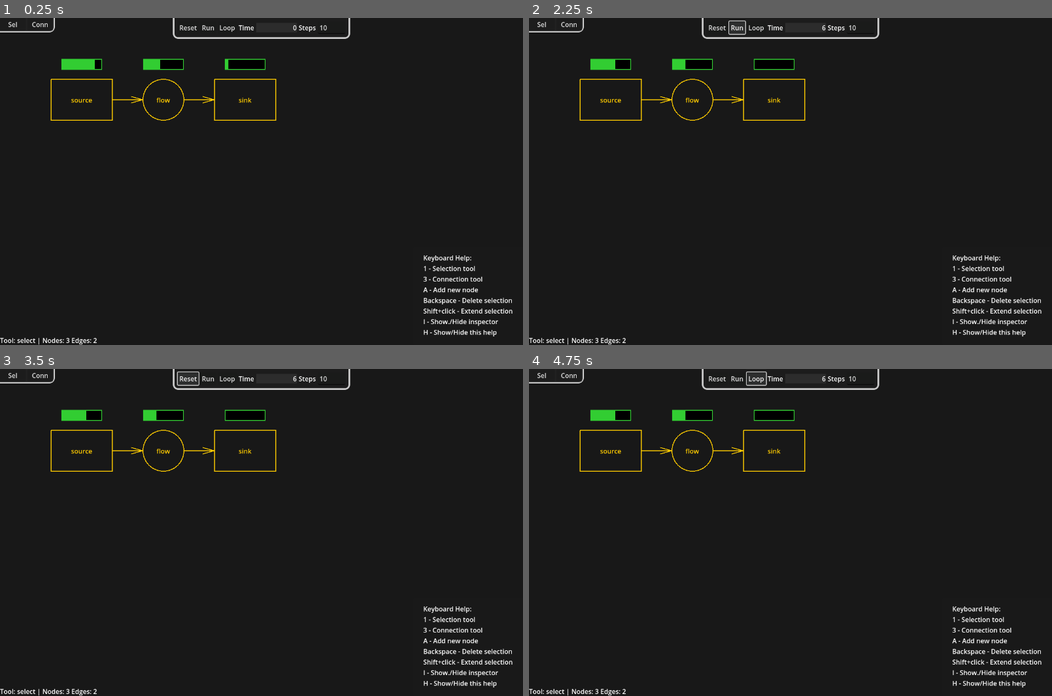
Above: before the commit, frames 1-4 (two rows, left to right).
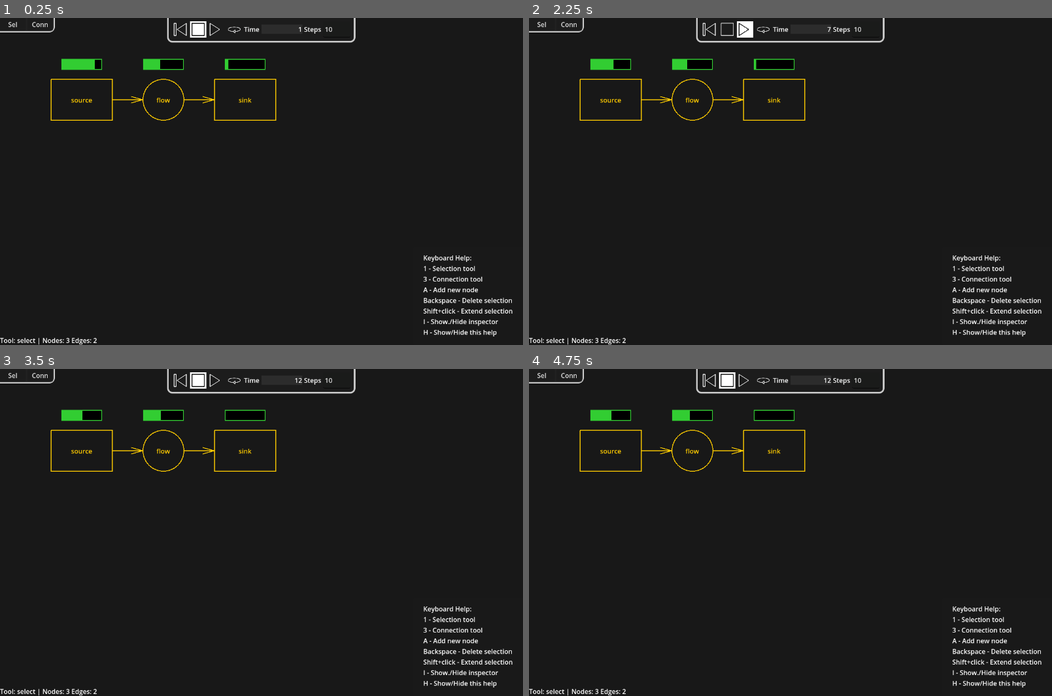
Above: after the commit, the same moments.

Repository: radomirbosak/poietic-playground
Game: Godot game, scene res://main.tscn
Two runs of this game, one before a commit and one after it. Both use one fixed random seed, a clock stepped at 60 frames per second and the inputs below.
Inputs (mouse positions are in pixels of both pictures, inside the frame that each line leads up to; where the layout moved, square brackets give the same spot in the first picture):
- Up to frame 1 (0.25 s): no input
- Up to frame 2 (2.25 s): click (706, 31) [717, 27] at 0.5 s; click (743, 31) [738, 27] at 1.25 s; click (738, 27) at 2 s, where only the run before the commit has a clickable "Stop"
- Up to frame 3 (3.5 s): click (198, 382) at 2.77 s
- Up to frame 4 (4.75 s): click (753, 378) at 3.5 s, where only the run before the commit has a clickable "Loop"; click (764, 382) at 4.27 s

The runs differ from the first frame. In frame 1, 0.9% of the frame differs, in the area x 31-68%, y 0-8%; in frame 2, 1.0%; in frame 3, 1.0%; in frame 4, 1.0%, in the area x 15-68%, y 0-16%.

Commit message:
Added control bar icons.
- Added icons for stop/start/loop/restart
- Added texture to change button color
- Change from single run/stop button to two buttons

Diff:
--- a/gui/control_bar.gd
+++ b/gui/control_bar.gd
@@ -1,6 +1,9 @@
 class_name ControlBar extends PanelContainer
 
-@onready var run_stop_button: Button = %RunStopButton
+@onready var reset_button: TextureButton = %ResetButton
+@onready var stop_button: TextureButton = %StopButton
+@onready var run_button: TextureButton = %RunButton
+@onready var loop_button: TextureButton = %LoopButton
 @onready var time_label: Label = %Time
 @onready var steps_label: Label = %StepsLabel
 
@@ -9,22 +12,49 @@
 	GlobalSimulator.simulation_stopped.connect(_on_simulator_stopped)
 	GlobalSimulator.simulation_step.connect(_on_simulator_step)
 	GlobalSimulator.simulation_reset.connect(_on_simulator_step)
+	update_simulator_state()
+
+func update_simulator_state():
+	if GlobalSimulator.is_running:
+		run_button.set_pressed_no_signal(true)
+		run_button.update_shader()
+		run_button.disabled = true
+		stop_button.set_pressed_no_signal(false)
+		stop_button.update_shader()
+		stop_button.disabled = false
+	else:
+		run_button.set_pressed_no_signal(false)
+		run_button.update_shader()
+		stop_button.set_pressed_no_signal(true)
+		stop_button.update_shader()
+		run_button.disabled = false
+		stop_button.disabled = true
+	time_label.text = str(GlobalSimulator.step)
 
 func _on_simulator_started():
-	run_stop_button.text = "Stop"
+	update_simulator_state()
 
 func _on_simulator_step():
-	time_label.text = str(GlobalSimulator.step)
+	update_simulator_state()
 
 func _on_simulator_stopped():
-	run_stop_button.text = "Run"
+	update_simulator_state()
 
 func _on_reset_pressed():
 	GlobalSimulator.stop()
 	GlobalSimulator.reset()
+	update_simulator_state()
 
 func _on_run_pressed():
 	if GlobalSimulator.is_running:
-		GlobalSimulator.stop()
-	else:
-		GlobalSimulator.run()
+		return
+	GlobalSimulator.run()
+
+func _on_stop_button_pressed():
+	if !GlobalSimulator.is_running:
+		return
+	GlobalSimulator.stop()
+
+
+func _on_loop_button_pressed():
+	print("Loop button pressed (not implemented yet)")
--- a/gui/control_bar.tscn
+++ b/gui/control_bar.tscn
@@ -1,6 +1,11 @@
-[gd_scene load_steps=4 format=3 uid="uid://c3kn0jiqoe5fm"]
+[gd_scene load_steps=9 format=3 uid="uid://c3kn0jiqoe5fm"]
 
 [ext_resource type="Script" path="res://gui/control_bar.gd" id="1_bjxsy"]
+[ext_resource type="Texture2D" uid="uid://cgcn8jlmiv67k" path="res://resources/icons/restart.svg" id="2_6tnj3"]
+[ext_resource type="Script" path="res://gui/icon_button.gd" id="3_8fam1"]
+[ext_resource type="Texture2D" uid="uid://cjecfwdw41q6y" path="res://resources/icons/stop.svg" id="3_wlttv"]
+[ext_resource type="Texture2D" uid="uid://qdhfdmgne8hp" path="res://resources/icons/run.svg" id="4_vk26x"]
+[ext_resource type="Texture2D" uid="uid://dcfks0s5avdnr" path="res://resources/icons/loop.svg" id="5_pex4y"]
 
 [sub_resource type="StyleBoxFlat" id="StyleBoxFlat_7v4cc"]
 bg_color = Color(0.10862, 0.111979, 0.110691, 1)
@@ -17,9 +22,9 @@
 anchors_preset = 5
 anchor_left = 0.5
 anchor_right = 0.5
-offset_left = -217.0
-offset_right = 217.0
-offset_bottom = 51.0
+offset_left = -231.0
+offset_right = 230.0
+offset_bottom = 60.0
 grow_horizontal = 2
 theme_override_styles/panel = SubResource("StyleBoxFlat_7v4cc")
 script = ExtResource("1_bjxsy")
@@ -34,20 +39,44 @@
 [node name="HBoxContainer" type="HBoxContainer" parent="MarginContainer"]
 layout_mode = 2
 
-[node name="Reset" type="Button" parent="MarginContainer/HBoxContainer"]
+[node name="ResetButton" type="TextureButton" parent="MarginContainer/HBoxContainer"]
 unique_name_in_owner = true
+custom_minimum_size = Vector2(40, 40)
 layout_mode = 2
-text = "Reset"
+texture_normal = ExtResource("2_6tnj3")
+ignore_texture_size = true
+stretch_mode = 5
+script = ExtResource("3_8fam1")
 
-[node name="RunStopButton" type="Button" parent="MarginContainer/HBoxContainer"]
+[node name="StopButton" type="TextureButton" parent="MarginContainer/HBoxContainer"]
 unique_name_in_owner = true
+custom_minimum_size = Vector2(40, 40)
 layout_mode = 2
-text = "Run"
+toggle_mode = true
+texture_normal = ExtResource("3_wlttv")
+ignore_texture_size = true
+stretch_mode = 5
+script = ExtResource("3_8fam1")
 
-[node name="Loop" type="Button" parent="MarginContainer/HBoxContainer"]
+[node name="RunButton" type="TextureButton" parent="MarginContainer/HBoxContainer"]
 unique_name_in_owner = true
+custom_minimum_size = Vector2(40, 40)
 layout_mode = 2
-text = "Loop"
+toggle_mode = true
+texture_normal = ExtResource("4_vk26x")
+ignore_texture_size = true
+stretch_mode = 5
+script = ExtResource("3_8fam1")
+
+[node name="LoopButton" type="TextureButton" parent="MarginContainer/HBoxContainer"]
+unique_name_in_owner = true
+custom_minimum_size = Vector2(40, 40)
+layout_mode = 2
+toggle_mode = true
+texture_normal = ExtResource("5_pex4y")
+ignore_texture_size = true
+stretch_mode = 5
+script = ExtResource("3_8fam1")
 
 [node name="TimeLabel" type="Label" parent="MarginContainer/HBoxContainer"]
 unique_name_in_owner = true
@@ -74,5 +103,7 @@
 layout_mode = 2
 text = "10"
 
-[connection signal="pressed" from="MarginContainer/HBoxContainer/Reset" to="." method="_on_reset_pressed"]
-[connection signal="pressed" from="MarginContainer/HBoxContainer/RunStopButton" to="." method="_on_run_pressed"]
+[connection signal="pressed" from="MarginContainer/HBoxContainer/ResetButton" to="." method="_on_reset_pressed"]
+[connection signal="pressed" from="MarginContainer/HBoxContainer/StopButton" to="." method="_on_stop_button_pressed"]
+[connection signal="pressed" from="MarginContainer/HBoxContainer/RunButton" to="." method="_on_run_pressed"]
+[connection signal="pressed" from="MarginContainer/HBoxContainer/LoopButton" to="." method="_on_loop_button_pressed"]
--- /dev/null
+++ b/gui/icon_button.gd
@@ -0,0 +1,21 @@
+class_name IconButton extends TextureButton
+
+var shader: Shader = preload("res://resources/button_icon.gdshader")
+var shader_material: ShaderMaterial
+
+func _init():
+	shader_material = ShaderMaterial.new()
+	shader_material.shader = shader
+
+func _ready():
+	# Ensure the shader material is assigned
+	material = shader_material
+
+func _pressed():
+	pass
+
+func _toggled(button_pressed: bool):
+	update_shader()
+
+func update_shader():
+	shader_material.set_shader_parameter("is_selected", button_pressed)
--- /dev/null
+++ b/resources/button_icon.gdshader
@@ -0,0 +1,23 @@
+shader_type canvas_item;
+
+uniform bool is_selected = false;
+
+void fragment() {
+    // Sample the texture color
+    vec4 texture_color = texture(TEXTURE, UV);
+
+    // If the icon is selected, invert the colors
+    if (is_selected) {
+        // Selected state: black paths on white background
+        COLOR.rgb = vec3(0.0); // Set paths to black
+        COLOR.a = texture_color.a; // Preserve the alpha for the paths
+        // Set the background to white where the icon is transparent
+        if (texture_color.a < 0.1) {
+            COLOR.rgb = vec3(1.0); // White background
+            COLOR.a = 1.0; // Fully opaque
+        }
+    } else {
+        // Normal state: white path on transparent background
+        COLOR = texture_color;
+    }
+}
--- /dev/null
+++ b/resources/icons/loop.svg
@@ -0,0 +1,75 @@
+<?xml version="1.0" encoding="UTF-8" standalone="no"?>
+<svg
+   version="1.1"
+   viewBox="127 319 128 128"
+   width="128"
+   height="128"
+   id="svg17"
+   xmlns="http://www.w3.org/2000/svg"
+   xmlns:svg="http://www.w3.org/2000/svg"
+   xmlns:rdf="http://www.w3.org/1999/02/22-rdf-syntax-ns#"
+   xmlns:cc="http://creativecommons.org/ns#"
+   xmlns:dc="http://purl.org/dc/elements/1.1/">
+  <title
+     id="title17">Poietic Playground UI Icons</title>
+  <defs
+     id="defs1" />
+  <metadata
+     id="metadata17">
+    <rdf:RDF>
+      <cc:Work
+         rdf:about="">
+        <dc:title>Poietic Playground UI Icons</dc:title>
+        <dc:creator>
+          <cc:Agent>
+            <dc:title>Stefan Urbanek</dc:title>
+          </cc:Agent>
+        </dc:creator>
+        <cc:license
+           rdf:resource="http://creativecommons.org/licenses/by-sa/4.0/" />
+      </cc:Work>
+      <cc:License
+         rdf:about="http://creativecommons.org/licenses/by-sa/4.0/">
+        <cc:permits
+           rdf:resource="http://creativecommons.org/ns#Reproduction" />
+        <cc:permits
+           rdf:resource="http://creativecommons.org/ns#Distribution" />
+        <cc:requires
+           rdf:resource="http://creativecommons.org/ns#Notice" />
+        <cc:requires
+           rdf:resource="http://creativecommons.org/ns#Attribution" />
+        <cc:permits
+           rdf:resource="http://creativecommons.org/ns#DerivativeWorks" />
+        <cc:requires
+           rdf:resource="http://creativecommons.org/ns#ShareAlike" />
+      </cc:License>
+    </rdf:RDF>
+  </metadata>
+  <g
+     id="layer2"
+     transform="translate(-16,-1136)">
+    <g
+       id="Graphic_26"
+       transform="translate(-460.2,1135)"
+       style="stroke-width:4">
+      <title
+         id="title4">loop</title>
+      <rect
+         x="607.5"
+         y="320.5"
+         width="128"
+         height="128"
+         stroke="white"
+         stroke-linecap="round"
+         stroke-linejoin="round"
+         stroke-width="1"
+         id="rect15-6-8-7-3"
+         style="fill:none;fill-opacity:0.67451;stroke:none;stroke-width:4;stroke-opacity:1"
+         transform="translate(-4.3,-0.5)" />
+      <path
+         id="path25"
+         style="fill:none;stroke:white;stroke-width:4;stroke-linecap:round;stroke-linejoin:round;stroke-opacity:0.990196;paint-order:fill markers stroke"
+         d="m 658.73739,399.86455 a 48,17.418097 0 0 1 -38.41264,-18.98021 48,17.418097 0 0 1 48.80391,-15.52122 48,17.418097 0 0 1 46.81515,16.30794 A 48,17.418097 0 0 1 675.2,400 m -0.46263,-12.24855 -16,12 16,12 z" />
+    </g>
+  </g>
+</svg>
--- /dev/null
+++ b/resources/icons/restart.svg
@@ -0,0 +1,72 @@
+<?xml version="1.0" encoding="UTF-8" standalone="no"?>
+<svg
+   version="1.1"
+   viewBox="127 319 128 128"
+   width="128"
+   height="128"
+   id="svg17"
+   xmlns="http://www.w3.org/2000/svg"
+   xmlns:svg="http://www.w3.org/2000/svg"
+   xmlns:rdf="http://www.w3.org/1999/02/22-rdf-syntax-ns#"
+   xmlns:cc="http://creativecommons.org/ns#"
+   xmlns:dc="http://purl.org/dc/elements/1.1/">
+  <title
+     id="title17">Poietic Playground UI Icons</title>
+  <defs
+     id="defs1" />
+  <metadata
+     id="metadata17">
+    <rdf:RDF>
+      <cc:Work
+         rdf:about="">
+        <dc:title>Poietic Playground UI Icons</dc:title>
+        <dc:creator>
+          <cc:Agent>
+            <dc:title>Stefan Urbanek</dc:title>
+          </cc:Agent>
+        </dc:creator>
+        <cc:license
+           rdf:resource="http://creativecommons.org/licenses/by-sa/4.0/" />
+      </cc:Work>
+      <cc:License
+         rdf:about="http://creativecommons.org/licenses/by-sa/4.0/">
+        <cc:permits
+           rdf:resource="http://creativecommons.org/ns#Reproduction" />
+        <cc:permits
+           rdf:resource="http://creativecommons.org/ns#Distribution" />
+        <cc:requires
+           rdf:resource="http://creativecommons.org/ns#Notice" />
+        <cc:requires
+           rdf:resource="http://creativecommons.org/ns#Attribution" />
+        <cc:permits
+           rdf:resource="http://creativecommons.org/ns#DerivativeWorks" />
+        <cc:requires
+           rdf:resource="http://creativecommons.org/ns#ShareAlike" />
+      </cc:License>
+    </rdf:RDF>
+  </metadata>
+  <g
+     id="layer2"
+     transform="translate(-16,-656)">
+    <g
+       id="Graphic_5"
+       transform="translate(31,670.5)"
+       style="stroke-width:4">
+      <rect
+         x="112"
+         y="304.5"
+         width="128"
+         height="128"
+         stroke="white"
+         stroke-linecap="round"
+         stroke-linejoin="round"
+         stroke-width="1"
+         id="rect15-6"
+         style="fill:none;fill-opacity:0.67451;stroke:none;stroke-width:4;stroke-opacity:1" />
+      <path
+         id="path24"
+         style="fill:none;stroke:white;stroke-width:4;stroke-linecap:round;stroke-linejoin:round;stroke-opacity:0.990196;paint-order:fill markers stroke"
+         d="m 224,320.5 -72,48 72,48 z m -96,0 h 16 v 96 h -16 z" />
+    </g>
+  </g>
+</svg>
--- /dev/null
+++ b/resources/icons/run.svg
@@ -0,0 +1,76 @@
+<?xml version="1.0" encoding="UTF-8" standalone="no"?>
+<svg
+   version="1.1"
+   viewBox="127 319 128 128"
+   width="128"
+   height="128"
+   id="svg17"
+   xmlns="http://www.w3.org/2000/svg"
+   xmlns:svg="http://www.w3.org/2000/svg"
+   xmlns:rdf="http://www.w3.org/1999/02/22-rdf-syntax-ns#"
+   xmlns:cc="http://creativecommons.org/ns#"
+   xmlns:dc="http://purl.org/dc/elements/1.1/">
+  <title
+     id="title17">Poietic Playground UI Icons</title>
+  <defs
+     id="defs1" />
+  <metadata
+     id="metadata17">
+    <rdf:RDF>
+      <cc:Work
+         rdf:about="">
+        <dc:title>Poietic Playground UI Icons</dc:title>
+        <dc:creator>
+          <cc:Agent>
+            <dc:title>Stefan Urbanek</dc:title>
+          </cc:Agent>
+        </dc:creator>
+        <cc:license
+           rdf:resource="http://creativecommons.org/licenses/by-sa/4.0/" />
+      </cc:Work>
+      <cc:License
+         rdf:about="http://creativecommons.org/licenses/by-sa/4.0/">
+        <cc:permits
+           rdf:resource="http://creativecommons.org/ns#Reproduction" />
+        <cc:permits
+           rdf:resource="http://creativecommons.org/ns#Distribution" />
+        <cc:requires
+           rdf:resource="http://creativecommons.org/ns#Notice" />
+        <cc:requires
+           rdf:resource="http://creativecommons.org/ns#Attribution" />
+        <cc:permits
+           rdf:resource="http://creativecommons.org/ns#DerivativeWorks" />
+        <cc:requires
+           rdf:resource="http://creativecommons.org/ns#ShareAlike" />
+      </cc:License>
+    </rdf:RDF>
+  </metadata>
+  <g
+     id="layer2"
+     transform="translate(-16,-976)">
+    <g
+       id="Graphic_24"
+       transform="translate(-313,975)"
+       style="stroke-width:4">
+      <title
+         id="title3">run</title>
+      <rect
+         x="447.5"
+         y="320.5"
+         width="128"
+         height="128"
+         stroke="white"
+         stroke-linecap="round"
+         stroke-linejoin="round"
+         stroke-width="1"
+         id="rect15-6-8-7"
+         style="fill:none;fill-opacity:0.67451;stroke:none;stroke-width:4;stroke-opacity:1"
+         transform="translate(8.5,-0.5)" />
+      <path
+         d="m 472,432 v -96 l 75.4286,48 z"
+         fill="white"
+         id="path4"
+         style="fill:none;stroke:white;stroke-width:4;stroke-linejoin:round" />
+    </g>
+  </g>
+</svg>
--- /dev/null
+++ b/resources/icons/stop.svg
@@ -0,0 +1,81 @@
+<?xml version="1.0" encoding="UTF-8" standalone="no"?>
+<svg
+   version="1.1"
+   viewBox="127 319 128 128"
+   width="128"
+   height="128"
+   id="svg17"
+   xmlns="http://www.w3.org/2000/svg"
+   xmlns:svg="http://www.w3.org/2000/svg"
+   xmlns:rdf="http://www.w3.org/1999/02/22-rdf-syntax-ns#"
+   xmlns:cc="http://creativecommons.org/ns#"
+   xmlns:dc="http://purl.org/dc/elements/1.1/">
+  <title
+     id="title17">Poietic Playground UI Icons</title>
+  <defs
+     id="defs1" />
+  <metadata
+     id="metadata17">
+    <rdf:RDF>
+      <cc:Work
+         rdf:about="">
+        <dc:title>Poietic Playground UI Icons</dc:title>
+        <dc:creator>
+          <cc:Agent>
+            <dc:title>Stefan Urbanek</dc:title>
+          </cc:Agent>
+        </dc:creator>
+        <cc:license
+           rdf:resource="http://creativecommons.org/licenses/by-sa/4.0/" />
+      </cc:Work>
+      <cc:License
+         rdf:about="http://creativecommons.org/licenses/by-sa/4.0/">
+        <cc:permits
+           rdf:resource="http://creativecommons.org/ns#Reproduction" />
+        <cc:permits
+           rdf:resource="http://creativecommons.org/ns#Distribution" />
+        <cc:requires
+           rdf:resource="http://creativecommons.org/ns#Notice" />
+        <cc:requires
+           rdf:resource="http://creativecommons.org/ns#Attribution" />
+        <cc:permits
+           rdf:resource="http://creativecommons.org/ns#DerivativeWorks" />
+        <cc:requires
+           rdf:resource="http://creativecommons.org/ns#ShareAlike" />
+      </cc:License>
+    </rdf:RDF>
+  </metadata>
+  <g
+     id="layer2"
+     transform="translate(-15.5,-816.5)">
+    <g
+       id="Graphic_12"
+       transform="translate(-145,815)"
+       style="stroke-width:4">
+      <title
+         id="title13">stop</title>
+      <rect
+         x="287.5"
+         y="320.5"
+         width="128"
+         height="128"
+         stroke="white"
+         stroke-linecap="round"
+         stroke-linejoin="round"
+         stroke-width="1"
+         id="rect15-6-8"
+         style="fill:none;fill-opacity:0.67451;stroke:none;stroke-width:4;stroke-opacity:1" />
+      <rect
+         x="304"
+         y="336"
+         width="96"
+         height="96"
+         stroke="white"
+         stroke-linecap="round"
+         stroke-linejoin="round"
+         stroke-width="1"
+         id="rect15"
+         style="fill:none;fill-opacity:1;stroke:white;stroke-width:4;stroke-opacity:0.990196" />
+    </g>
+  </g>
+</svg>
